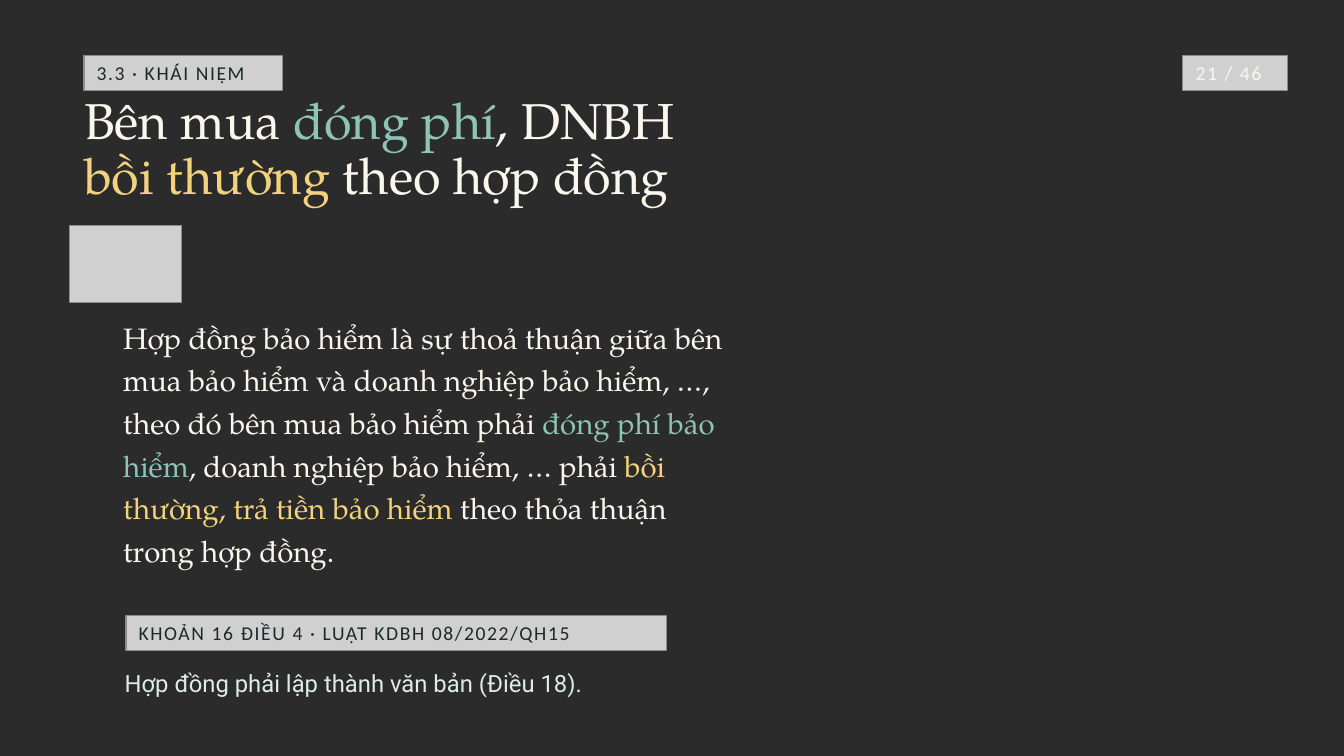
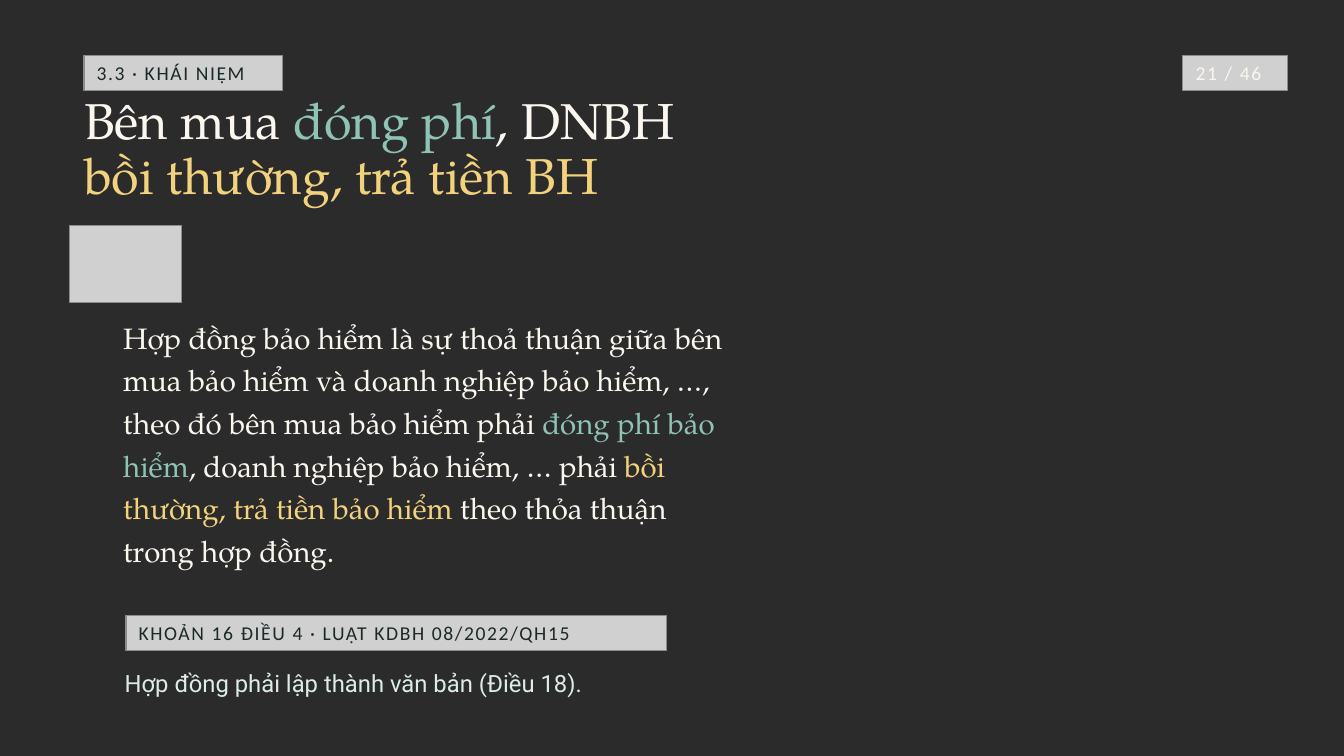
Before and after one commit to tranquanghaofake-dotcom/Law, a slide deck: slide 21 of docs/bai/ch3-bao-hiem-thuong-mai/bao-hiem-thuong-mai.pptx. Drawn at 1344x756 pixels with LibreOffice and Linux fonts; fonts in the diff are those of the drawing; grey boxes stand for pictures; background and template pictures are left out; a plain dark background stands for a picture behind light text. Boxes give left, top, right and bottom in pixels: in the first picture for what was removed or moved away, otherwise in the second. Text is boxed around its words. In the diff, an @@ line names an element or a change of style, - is before the commit and + after.

```diff
--- a/docs/bai/ch3-bao-hiem-thuong-mai/bao-hiem-thuong-mai.pptx
+++ b/docs/bai/ch3-bao-hiem-thuong-mai/bao-hiem-thuong-mai.pptx
@@ title at (84, 142, 599, 209): text changed; text colour #FBF7EF to #F3D27E @@
-bồi thường theo hợp đồng
+bồi thường, trả tiền BH
```
Also in this commit, not shown: 19 other slides changed, 6 other files.
